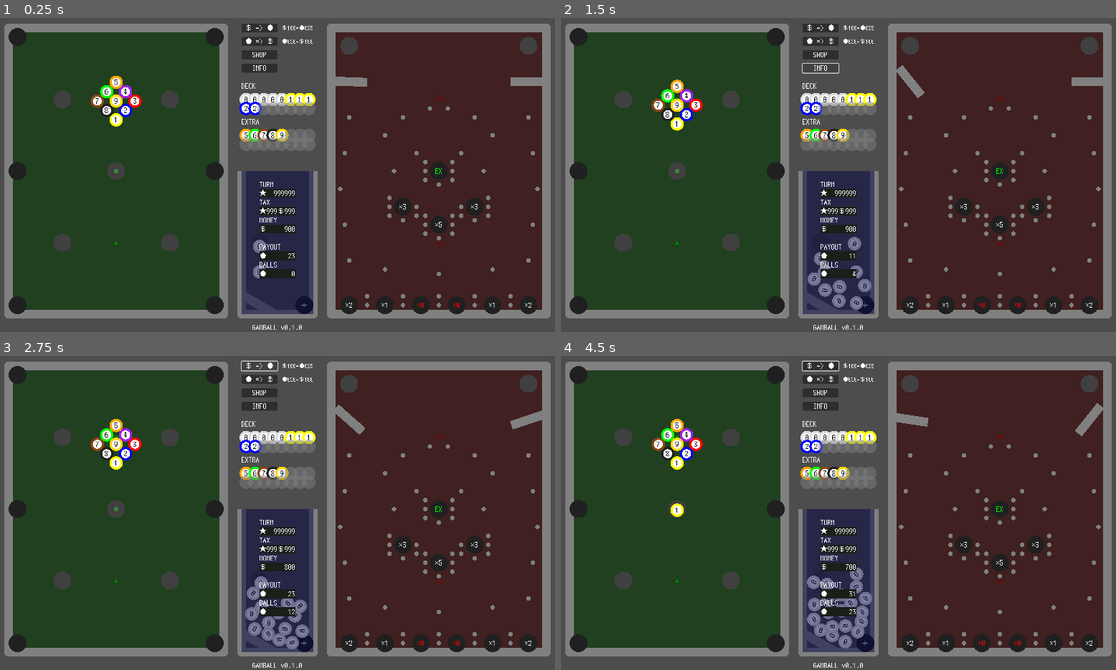
Above: before the commit, frames 1-4 (two rows, left to right).
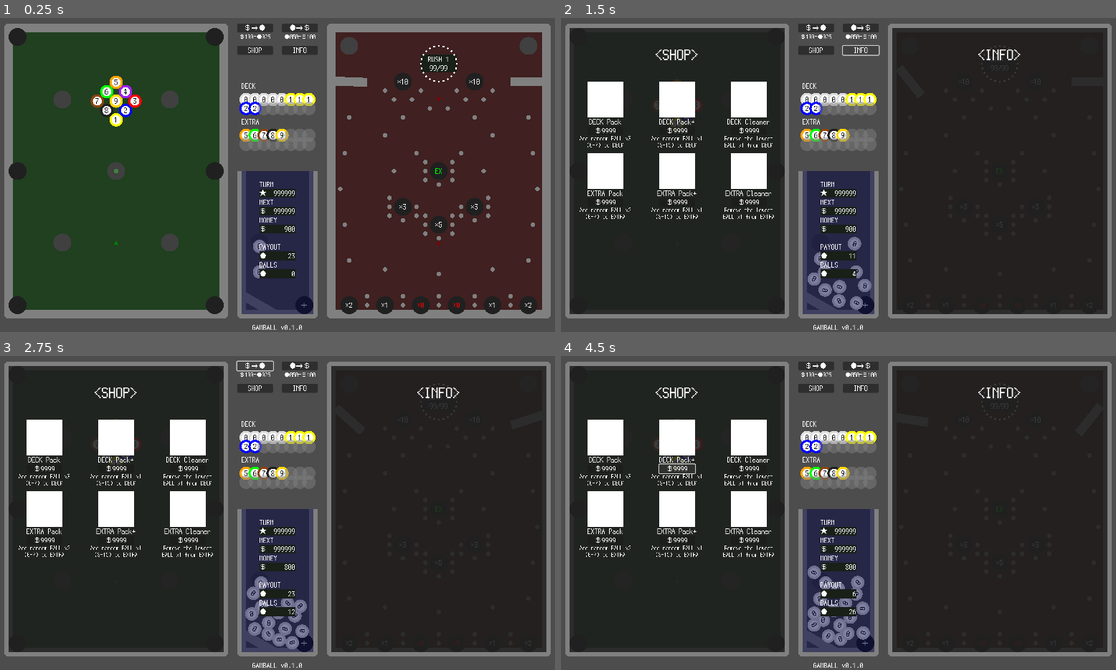
Above: after the commit, the same moments.

Repository: kamikoloss/gamball
Game: Godot game, scene res://scenes/main.tscn
The game is run twice, just before and just after one commit, with the same random seed, the same clock (stepped at 60 frames per second) and the same inputs.
Inputs (mouse positions are in pixels of both pictures, inside the frame that each line leads up to):
- Up to frame 1 (0.25 s): no input
- Up to frame 2 (1.5 s): click "SHOP" at 0.5 s; click "INFO" at 1.25 s
- Up to frame 3 (2.75 s): click "＄ => ●" (after the commit: "＄⇒●") at 2 s
- Up to frame 4 (4.5 s): click "● => ＄" (after the commit: "●⇒＄") at 2.75 s; click "＄ => ●" (after the commit: "＄9999") at 3.5 s; click (677, 469) at 4.25 s, where only the run after the commit has a clickable "＄9999"

The runs differ from the first frame. In frame 1, 1.9% of the frame differs, in the area x 42-90%, y 1-63%; in frame 2, 69%; in frame 3, 69%; in frame 4, 70%, in the area x 1-99%, y 1-95%.

Commit message:
Rush 用の Node を配置した

Diff:
--- a/scenes/main.tscn
+++ b/scenes/main.tscn
@@ -16,7 +16,7 @@
 
 [sub_resource type="RectangleShape2D" id="RectangleShape2D_fi0lo"]
 
-[node name="Main" type="Node" node_paths=PackedStringArray("_billiards", "_billiards_board", "_pachinko", "_stack", "_balls", "_buy_balls_button", "_sell_balls_button", …(176 unchanged characters)…
+[node name="Main" type="Node" node_paths=PackedStringArray("_billiards", "_billiards_board", "_pachinko", "_stack", "_balls", "_shop", "_info", "_buy_balls_button", "_sell_balls_button", …(176 unchanged characters)…
 script = ExtResource("1_h2e4g")
 _ball_scene = ExtResource("4_ldgjm")
 _billiards = NodePath("Billiards")
@@ -24,6 +24,8 @@
 _pachinko = NodePath("Pachinko")
 _stack = NodePath("Stack")
 _balls = NodePath("Balls")
+_shop = NodePath("UI/Shop")
+_info = NodePath("UI/Info")
 _buy_balls_button = NodePath("UI/Buttons/Buy")
 _sell_balls_button = NodePath("UI/Buttons/Sell")
 _shop_button = NodePath("UI/Buttons/Shop")
@@ -1011,6 +1013,506 @@
 hole_type = 2
 gain_ratio = 3
 
+[node name="Rush" type="Node2D" parent="Pachinko"]
+position = Vector2(1000, 120)
+
+[node name="Display" type="Control" parent="Pachinko/Rush"]
+layout_mode = 3
+anchors_preset = 0
+
+[node name="TextureRect" type="TextureRect" parent="Pachinko/Rush/Display"]
+modulate = Color(0.12549, 0.12549, 0.12549, 1)
+self_modulate = Color(0.752941, 1, 0.752941, 1)
+layout_mode = 0
+offset_left = -40.0
+offset_top = -20.0
+offset_right = 40.0
+texture = ExtResource("1_jd8wc")
+expand_mode = 1
+
+[node name="Label" type="Label" parent="Pachinko/Rush/Display"]
+layout_mode = 0
+offset_left = -40.0
+offset_top = -20.0
+offset_right = 280.0
+offset_bottom = 60.0
+scale = Vector2(0.25, 0.25)
+theme_override_fonts/font = ExtResource("7_yeeqd")
+theme_override_font_sizes/font_size = 64
+text = "RUSH 1"
+horizontal_alignment = 1
+vertical_alignment = 1
+
+[node name="TextureRect2" type="TextureRect" parent="Pachinko/Rush/Display"]
+modulate = Color(0.12549, 0.12549, 0.12549, 1)
+self_modulate = Color(0.752941, 1, 0.752941, 1)
+offset_left = -40.0
+offset_right = 40.0
+offset_bottom = 20.0
+texture = ExtResource("1_jd8wc")
+expand_mode = 1
+
+[node name="Label2" type="Label" parent="Pachinko/Rush/Display"]
+offset_left = -40.0
+offset_right = 280.0
+offset_bottom = 80.0
+scale = Vector2(0.25, 0.25)
+theme_override_fonts/font = ExtResource("7_yeeqd")
+theme_override_font_sizes/font_size = 64
+text = "99/99"
+horizontal_alignment = 1
+vertical_alignment = 1
+
+[node name="Lamps" type="Control" parent="Pachinko/Rush"]
+layout_mode = 3
+anchors_preset = 0
+
+[node name="Lamp" type="Control" parent="Pachinko/Rush/Lamps"]
+anchors_preset = 0
+offset_left = 40.0
+offset_right = 40.0
+pivot_offset = Vector2(-40, 0)
+
+[node name="TextureRect" type="TextureRect" parent="Pachinko/Rush/Lamps/Lamp"]
+layout_mode = 0
+offset_left = -2.0
+offset_top = -2.0
+offset_right = 2.0
+offset_bottom = 2.0
+texture = ExtResource("2_svx0d")
+expand_mode = 1
+
+[node name="Lamp2" type="Control" parent="Pachinko/Rush/Lamps"]
+layout_mode = 3
+anchors_preset = 0
+offset_left = 40.0
+offset_right = 40.0
+rotation = 0.261799
+pivot_offset = Vector2(-40, 0)
+
+[node name="TextureRect" type="TextureRect" parent="Pachinko/Rush/Lamps/Lamp2"]
+layout_mode = 0
+offset_left = -2.0
+offset_top = -2.0
+offset_right = 2.0
+offset_bottom = 2.0
+texture = ExtResource("2_svx0d")
+expand_mode = 1
+
+[node name="Lamp3" type="Control" parent="Pachinko/Rush/Lamps"]
+layout_mode = 3
+anchors_preset = 0
+offset_left = 40.0
+offset_right = 40.0
+rotation = 0.523598
+pivot_offset = Vector2(-40, 0)
+
+[node name="TextureRect" type="TextureRect" parent="Pachinko/Rush/Lamps/Lamp3"]
+layout_mode = 0
+offset_left = -2.0
+offset_top = -2.0
+offset_right = 2.0
+offset_bottom = 2.0
+texture = ExtResource("2_svx0d")
+expand_mode = 1
+
+[node name="Lamp4" type="Control" parent="Pachinko/Rush/Lamps"]
+layout_mode = 3
+anchors_preset = 0
+offset_left = 40.0
+offset_right = 40.0
+rotation = 0.785397
+pivot_offset = Vector2(-40, 0)
+
+[node name="TextureRect" type="TextureRect" parent="Pachinko/Rush/Lamps/Lamp4"]
+layout_mode = 0
+offset_left = -2.0
+offset_top = -2.0
+offset_right = 2.0
+offset_bottom = 2.0
+texture = ExtResource("2_svx0d")
+expand_mode = 1
+
+[node name="Lamp5" type="Control" parent="Pachinko/Rush/Lamps"]
+layout_mode = 3
+anchors_preset = 0
+offset_left = 40.0
+offset_right = 40.0
+rotation = 1.0472
+pivot_offset = Vector2(-40, 0)
+
+[node name="TextureRect" type="TextureRect" parent="Pachinko/Rush/Lamps/Lamp5"]
+layout_mode = 0
+offset_left = -2.0
+offset_top = -2.0
+offset_right = 2.0
+offset_bottom = 2.0
+texture = ExtResource("2_svx0d")
+expand_mode = 1
+
+[node name="Lamp6" type="Control" parent="Pachinko/Rush/Lamps"]
+layout_mode = 3
+anchors_preset = 0
+offset_left = 40.0
+offset_right = 40.0
+rotation = 1.309
+pivot_offset = Vector2(-40, 0)
+
+[node name="TextureRect" type="TextureRect" parent="Pachinko/Rush/Lamps/Lamp6"]
+layout_mode = 0
+offset_left = -2.0
+offset_top = -2.0
+offset_right = 2.0
+offset_bottom = 2.0
+texture = ExtResource("2_svx0d")
+expand_mode = 1
+
+[node name="Lamp7" type="Control" parent="Pachinko/Rush/Lamps"]
+layout_mode = 3
+anchors_preset = 0
+offset_left = 40.0
+offset_right = 40.0
+rotation = 1.57079
+pivot_offset = Vector2(-40, 0)
+
+[node name="TextureRect" type="TextureRect" parent="Pachinko/Rush/Lamps/Lamp7"]
+layout_mode = 0
+offset_left = -2.0
+offset_top = -2.0
+offset_right = 2.0
+offset_bottom = 2.0
+texture = ExtResource("2_svx0d")
+expand_mode = 1
+
+[node name="Lamp8" type="Control" parent="Pachinko/Rush/Lamps"]
+layout_mode = 3
+anchors_preset = 0
+offset_left = 40.0
+offset_right = 40.0
+rotation = 1.83259
+pivot_offset = Vector2(-40, 0)
+
+[node name="TextureRect" type="TextureRect" parent="Pachinko/Rush/Lamps/Lamp8"]
+layout_mode = 0
+offset_left = -2.0
+offset_top = -2.0
+offset_right = 2.0
+offset_bottom = 2.0
+texture = ExtResource("2_svx0d")
+expand_mode = 1
+
+[node name="Lamp9" type="Control" parent="Pachinko/Rush/Lamps"]
+layout_mode = 3
+anchors_preset = 0
+offset_left = 40.0
+offset_right = 40.0
+rotation = 2.09439
+pivot_offset = Vector2(-40, 0)
+
+[node name="TextureRect" type="TextureRect" parent="Pachinko/Rush/Lamps/Lamp9"]
+layout_mode = 0
+offset_left = -2.0
+offset_top = -2.0
+offset_right = 2.0
+offset_bottom = 2.0
+texture = ExtResource("2_svx0d")
+expand_mode = 1
+
+[node name="Lamp10" type="Control" parent="Pachinko/Rush/Lamps"]
+layout_mode = 3
+anchors_preset = 0
+offset_left = 40.0
+offset_right = 40.0
+rotation = 2.35619
+pivot_offset = Vector2(-40, 0)
+
+[node name="TextureRect" type="TextureRect" parent="Pachinko/Rush/Lamps/Lamp10"]
+layout_mode = 0
+offset_left = -2.0
+offset_top = -2.0
+offset_right = 2.0
+offset_bottom = 2.0
+texture = ExtResource("2_svx0d")
+expand_mode = 1
+
+[node name="Lamp11" type="Control" parent="Pachinko/Rush/Lamps"]
+layout_mode = 3
+anchors_preset = 0
+offset_left = 40.0
+offset_right = 40.0
+rotation = 2.61799
+pivot_offset = Vector2(-40, 0)
+
+[node name="TextureRect" type="TextureRect" parent="Pachinko/Rush/Lamps/Lamp11"]
+layout_mode = 0
+offset_left = -2.0
+offset_top = -2.0
+offset_right = 2.0
+offset_bottom = 2.0
+texture = ExtResource("2_svx0d")
+expand_mode = 1
+
+[node name="Lamp12" type="Control" parent="Pachinko/Rush/Lamps"]
+layout_mode = 3
+anchors_preset = 0
+offset_left = 40.0
+offset_right = 40.0
+rotation = 2.87979
+pivot_offset = Vector2(-40, 0)
+
+[node name="TextureRect" type="TextureRect" parent="Pachinko/Rush/Lamps/Lamp12"]
+layout_mode = 0
+offset_left = -2.0
+offset_top = -2.0
+offset_right = 2.0
+offset_bottom = 2.0
+texture = ExtResource("2_svx0d")
+expand_mode = 1
+
+[node name="Lamp13" type="Control" parent="Pachinko/Rush/Lamps"]
+layout_mode = 3
+anchors_preset = 0
+offset_left = 40.0
+offset_right = 40.0
+rotation = 3.14159
+pivot_offset = Vector2(-40, 0)
+
+[node name="TextureRect" type="TextureRect" parent="Pachinko/Rush/Lamps/Lamp13"]
+layout_mode = 0
+offset_left = -2.0
+offset_top = -2.0
+offset_right = 2.0
+offset_bottom = 2.0
+texture = ExtResource("2_svx0d")
+expand_mode = 1
+
+[node name="Lamp14" type="Control" parent="Pachinko/Rush/Lamps"]
+layout_mode = 3
+anchors_preset = 0
+offset_left = 40.0
+offset_right = 40.0
+rotation = 3.40339
+pivot_offset = Vector2(-40, 0)
+
+[node name="TextureRect" type="TextureRect" parent="Pachinko/Rush/Lamps/Lamp14"]
+layout_mode = 0
+offset_left = -2.0
+offset_top = -2.0
+offset_right = 2.0
+offset_bottom = 2.0
+texture = ExtResource("2_svx0d")
+expand_mode = 1
+
+[node name="Lamp15" type="Control" parent="Pachinko/Rush/Lamps"]
+layout_mode = 3
+anchors_preset = 0
+offset_left = 40.0
+offset_right = 40.0
+rotation = 3.66519
+pivot_offset = Vector2(-40, 0)
+
+[node name="TextureRect" type="TextureRect" parent="Pachinko/Rush/Lamps/Lamp15"]
+layout_mode = 0
+offset_left = -2.0
+offset_top = -2.0
+offset_right = 2.0
+offset_bottom = 2.0
+texture = ExtResource("2_svx0d")
+expand_mode = 1
+
+[node name="Lamp16" type="Control" parent="Pachinko/Rush/Lamps"]
+layout_mode = 3
+anchors_preset = 0
+offset_left = 40.0
+offset_right = 40.0
+rotation = 3.92699
+pivot_offset = Vector2(-40, 0)
+
+[node name="TextureRect" type="TextureRect" parent="Pachinko/Rush/Lamps/Lamp16"]
+layout_mode = 0
+offset_left = -2.0
+offset_top = -2.0
+offset_right = 2.0
+offset_bottom = 2.0
+texture = ExtResource("2_svx0d")
+expand_mode = 1
+
+[node name="Lamp17" type="Control" parent="Pachinko/Rush/Lamps"]
+layout_mode = 3
+anchors_preset = 0
+offset_left = 40.0
+offset_right = 40.0
+rotation = 4.18878
+pivot_offset = Vector2(-40, 0)
+
+[node name="TextureRect" type="TextureRect" parent="Pachinko/Rush/Lamps/Lamp17"]
+layout_mode = 0
+offset_left = -2.0
+offset_top = -2.0
+offset_right = 2.0
+offset_bottom = 2.0
+texture = ExtResource("2_svx0d")
+expand_mode = 1
+
+[node name="Lamp18" type="Control" parent="Pachinko/Rush/Lamps"]
+layout_mode = 3
+anchors_preset = 0
+offset_left = 40.0
+offset_right = 40.0
+rotation = 4.45058
+pivot_offset = Vector2(-40, 0)
+
+[node name="TextureRect" type="TextureRect" parent="Pachinko/Rush/Lamps/Lamp18"]
+layout_mode = 0
+offset_left = -2.0
+offset_top = -2.0
+offset_right = 2.0
+offset_bottom = 2.0
+texture = ExtResource("2_svx0d")
+expand_mode = 1
+
+[node name="Lamp19" type="Control" parent="Pachinko/Rush/Lamps"]
+layout_mode = 3
+anchors_preset = 0
+offset_left = 40.0
+offset_right = 40.0
+rotation = 4.71238
+pivot_offset = Vector2(-40, 0)
+
+[node name="TextureRect" type="TextureRect" parent="Pachinko/Rush/Lamps/Lamp19"]
+layout_mode = 0
+offset_left = -2.0
+offset_top = -2.0
+offset_right = 2.0
+offset_bottom = 2.0
+texture = ExtResource("2_svx0d")
+expand_mode = 1
+
+[node name="Lamp20" type="Control" parent="Pachinko/Rush/Lamps"]
+layout_mode = 3
+anchors_preset = 0
+offset_left = 40.0
+offset_right = 40.0
+rotation = 4.97418
+pivot_offset = Vector2(-40, 0)
+
+[node name="TextureRect" type="TextureRect" parent="Pachinko/Rush/Lamps/Lamp20"]
+layout_mode = 0
+offset_left = -2.0
+offset_top = -2.0
+offset_right = 2.0
+offset_bottom = 2.0
+texture = ExtResource("2_svx0d")
+expand_mode = 1
+
+[node name="Lamp21" type="Control" parent="Pachinko/Rush/Lamps"]
+layout_mode = 3
+anchors_preset = 0
+offset_left = 40.0
+offset_right = 40.0
+rotation = 5.23598
+pivot_offset = Vector2(-40, 0)
+
+[node name="TextureRect" type="TextureRect" parent="Pachinko/Rush/Lamps/Lamp21"]
+layout_mode = 0
+offset_left = -2.0
+offset_top = -2.0
+offset_right = 2.0
+offset_bottom = 2.0
+texture = ExtResource("2_svx0d")
+expand_mode = 1
+
+[node name="Lamp22" type="Control" parent="Pachinko/Rush/Lamps"]
+layout_mode = 3
+anchors_preset = 0
+offset_left = 40.0
+offset_right = 40.0
+rotation = 5.49778
+pivot_offset = Vector2(-40, 0)
+
+[node name="TextureRect" type="TextureRect" parent="Pachinko/Rush/Lamps/Lamp22"]
+layout_mode = 0
+offset_left = -2.0
+offset_top = -2.0
+offset_right = 2.0
+offset_bottom = 2.0
+texture = ExtResource("2_svx0d")
+expand_mode = 1
+
+[node name="Lamp23" type="Control" parent="Pachinko/Rush/Lamps"]
+layout_mode = 3
+anchors_preset = 0
+offset_left = 40.0
+offset_right = 40.0
+rotation = 5.75958
+pivot_offset = Vector2(-40, 0)
+
+[node name="TextureRect" type="TextureRect" parent="Pachinko/Rush/Lamps/Lamp23"]
+layout_mode = 0
+offset_left = -2.0
+offset_top = -2.0
+offset_right = 2.0
+offset_bottom = 2.0
+texture = ExtResource("2_svx0d")
+expand_mode = 1
+
+[node name="Lamp24" type="Control" parent="Pachinko/Rush/Lamps"]
+layout_mode = 3
+anchors_preset = 0
+offset_left = 40.0
+offset_right = 40.0
+rotation = 6.02138
+pivot_offset = Vector2(-40, 0)
+
+[node name="TextureRect" type="TextureRect" parent="Pachinko/Rush/Lamps/Lamp24"]
+layout_mode = 0
+offset_left = -2.0
+offset_top = -2.0
+offset_right = 2.0
+offset_bottom = 2.0
+texture = ExtResource("2_svx0d")
+expand_mode = 1
+
+[node name="Device" type="Node2D" parent="Pachinko/Rush"]
+
+[node name="Nails" type="Node2D" parent="Pachinko/Rush/Device"]
+
+[node name="Nail4" parent="Pachinko/Rush/Device/Nails" instance=ExtResource("8_ywild")]
+position = Vector2(-120, 60)
+
+[node name="Nail5" parent="Pachinko/Rush/Device/Nails" instance=ExtResource("8_ywild")]
+position = Vector2(-100, 80)
+
+[node name="Nail6" parent="Pachinko/Rush/Device/Nails" instance=ExtResource("8_ywild")]
+position = Vector2(-60, 80)
+
+[node name="Nail7" parent="Pachinko/Rush/Device/Nails" instance=ExtResource("8_ywild")]
+position = Vector2(-40, 60)
+
+[node name="Nail10" parent="Pachinko/Rush/Device/Nails" instance=ExtResource("8_ywild")]
+position = Vector2(40, 60)
+
+[node name="Nail11" parent="Pachinko/Rush/Device/Nails" instance=ExtResource("8_ywild")]
+position = Vector2(60, 80)
+
+[node name="Nail12" parent="Pachinko/Rush/Device/Nails" instance=ExtResource("8_ywild")]
+position = Vector2(100, 80)
+
+[node name="Nail13" parent="Pachinko/Rush/Device/Nails" instance=ExtResource("8_ywild")]
+position = Vector2(120, 60)
+
+[node name="Holes" type="Node2D" parent="Pachinko/Rush/Device"]
+
+[node name="Hole" parent="Pachinko/Rush/Device/Holes" instance=ExtResource("6_wvfqf")]
+position = Vector2(-80, 40)
+hole_type = 2
+gain_ratio = 10
+
+[node name="Hole2" parent="Pachinko/Rush/Device/Holes" instance=ExtResource("6_wvfqf")]
+position = Vector2(80, 40)
+hole_type = 2
+gain_ratio = 10
+
 [node name="Stack" type="Node2D" parent="." node_paths=PackedStringArray("_spawn_position")]
 script = ExtResource("10_ekmut")
 _spawn_position = NodePath("Points/SpawnHole")
@@ -1277,7 +1779,8 @@
 
 [node name="Buy" type="Button" parent="UI/Buttons"]
 layout_mode = 0
-offset_right = 80.0
+offset_left = -10.0
+offset_right = 70.0
 offset_bottom = 20.0
 theme_override_fonts/font = ExtResource("7_yeeqd")
 
@@ -1288,27 +1791,28 @@
 scale = Vector2(0.25, 0.25)
 theme_override_fonts/font = ExtResource("7_yeeqd")
 theme_override_font_sizes/font_size = 64
-text = "＄ => ●"
+text = "＄⇒●"
 horizontal_alignment = 1
 vertical_alignment = 1
 
 [node name="Label2" type="Label" parent="UI/Buttons/Buy"]
 layout_mode = 0
-offset_left = 80.0
-offset_right = 480.0
-offset_bottom = 100.0
+offset_left = -10.0
+offset_top = 20.0
+offset_right = 490.0
+offset_bottom = 120.0
 scale = Vector2(0.2, 0.2)
 theme_override_fonts/font = ExtResource("7_yeeqd")
 theme_override_font_sizes/font_size = 64
 text = "＄100=●025"
-horizontal_alignment = 2
+horizontal_alignment = 1
 vertical_alignment = 1
 
 [node name="Sell" type="Button" parent="UI/Buttons"]
 layout_mode = 0
-offset_top = 30.0
-offset_right = 80.0
-offset_bottom = 50.0
+offset_left = 90.0
+offset_right = 170.0
+offset_bottom = 20.0
 theme_override_fonts/font = ExtResource("7_yeeqd")
 
 [node name="Label" type="Label" parent="UI/Buttons/Sell"]
@@ -1318,27 +1822,28 @@
 scale = Vector2(0.25, 0.25)
 theme_override_fonts/font = ExtResource("7_yeeqd")
 theme_override_font_sizes/font_size = 64
-text = "● => ＄"
+text = "●⇒＄"
 horizontal_alignment = 1
 vertical_alignment = 1
 
 [node name="Label2" type="Label" parent="UI/Buttons/Sell"]
 layout_mode = 0
-offset_left = 80.0
-offset_right = 480.0
-offset_bottom = 100.0
+offset_top = 20.0
+offset_right = 400.0
+offset_bottom = 120.0
 scale = Vector2(0.2, 0.2)
 theme_override_fonts/font = ExtResource("7_yeeqd")
 theme_override_font_sizes/font_size = 64
 text = "●050=＄100"
-horizontal_alignment = 2
+horizontal_alignment = 1
 vertical_alignment = 1
 
 [node name="Shop" type="Button" parent="UI/Buttons"]
 layout_mode = 0
-offset_top = 60.0
-offset_right = 80.0
-offset_bottom = 80.0
+offset_left = -10.0
+offset_top = 50.0
+offset_right = 70.0
+offset_bottom = 70.0
 theme_override_fonts/font = ExtResource("7_yeeqd")
 
 [node name="Label" type="Label" parent="UI/Buttons/Shop"]
@@ -1354,9 +1859,10 @@
 
 [node name="Info" type="Button" parent="UI/Buttons"]
 layout_mode = 0
-offset_top = 90.0
-offset_right = 80.0
-offset_bottom = 110.0
+offset_left = 90.0
+offset_top = 50.0
+offset_right = 170.0
+offset_bottom = 70.0
 theme_override_fonts/font = ExtResource("7_yeeqd")
 
 [node name="Label" type="Label" parent="UI/Buttons/Info"]
@@ -1428,7 +1934,7 @@
 text = "★"
 vertical_alignment = 1
 
-[node name="Tax" type="Control" parent="UI/Score"]
+[node name="Next" type="Control" parent="UI/Score"]
 layout_mode = 3
 anchors_preset = 0
 offset_left = 20.0
@@ -1436,7 +1942,7 @@
 offset_right = 20.0
 offset_bottom = 60.0
 
-[node name="TextureRect" type="TextureRect" parent="UI/Score/Tax"]
+[node name="TextureRect" type="TextureRect" parent="UI/Score/Next"]
 modulate = Color(0.12549, 0.12549, 0.12549, 1)
 self_modulate = Color(0.752941, 1, 0.752941, 1)
 layout_mode = 0
@@ -1446,17 +1952,17 @@
 texture = ExtResource("1_jd8wc")
 expand_mode = 1
 
-[node name="Label" type="Label" parent="UI/Score/Tax"]
+[node name="Label" type="Label" parent="UI/Score/Next"]
 layout_mode = 0
 offset_right = 320.0
 offset_bottom = 80.0
 scale = Vector2(0.25, 0.25)
 theme_override_fonts/font = ExtResource("7_yeeqd")
 theme_override_font_sizes/font_size = 64
-text = "TAX"
-vertical_alignment = 1
-
-[node name="Label2" type="Label" parent="UI/Score/Tax"]
+text = "NEXT"
+vertical_alignment = 1
+
+[node name="Label2" type="Label" parent="UI/Score/Next"]
 layout_mode = 0
 offset_top = 20.0
 offset_right = 160.0
@@ -1464,43 +1970,18 @@
 scale = Vector2(0.25, 0.25)
 theme_override_fonts/font = ExtResource("7_yeeqd")
 theme_override_font_sizes/font_size = 64
-text = "★"
-vertical_alignment = 1
-
-[node name="Label3" type="Label" parent="UI/Score/Tax"]
-layout_mode = 0
-offset_left = 40.0
+text = "＄"
+vertical_alignment = 1
+
+[node name="Next" type="Label" parent="UI/Score/Next"]
+layout_mode = 0
 offset_top = 20.0
-offset_right = 200.0
+offset_right = 320.0
 offset_bottom = 100.0
 scale = Vector2(0.25, 0.25)
 theme_override_fonts/font = ExtResource("7_yeeqd")
 theme_override_font_sizes/font_size = 64
-text = "＄"
-vertical_alignment = 1
-
-[node name="Turn" type="Label" parent="UI/Score/Tax"]
-layout_mode = 0
-offset_top = 20.0
-offset_right = 160.0
-offset_bottom = 100.0
-scale = Vector2(0.25, 0.25)
-theme_override_fonts/font = ExtResource("7_yeeqd")
-theme_override_font_sizes/font_size = 64
-text = "999"
-horizontal_alignment = 2
-vertical_alignment = 1
-
-[node name="Tax" type="Label" parent="UI/Score/Tax"]
-layout_mode = 0
-offset_left = 40.0
-offset_top = 20.0
-offset_right = 200.0
-offset_bottom = 100.0
-scale = Vector2(0.25, 0.25)
-theme_override_fonts/font = ExtResource("7_yeeqd")
-theme_override_font_sizes/font_size = 64
-text = "999"
+text = "999999"
 horizontal_alignment = 2
 vertical_alignment = 1
 
@@ -2192,6 +2673,34 @@
 texture = ExtResource("1_jd8wc")
 expand_mode = 1
 
+[node name="Info" type="Control" parent="UI"]
+visible = false
+layout_mode = 3
+anchors_preset = 0
+
+[node name="TextureRect" type="TextureRect" parent="UI/Info"]
+self_modulate = Color(0.12549, 0.12549, 0.12549, 0.878431)
+layout_mode = 0
+offset_left = 760.0
+offset_top = 40.0
+offset_right = 1240.0
+offset_bottom = 680.0
+texture = ExtResource("1_jd8wc")
+expand_mode = 1
+
+[node name="Label" type="Label" parent="UI/Info/TextureRect"]
+layout_mode = 0
+offset_left = 160.0
+offset_top = 40.0
+offset_right = 480.0
+offset_bottom = 120.0
+scale = Vector2(0.5, 0.5)
+theme_override_fonts/font = ExtResource("7_yeeqd")
+theme_override_font_sizes/font_size = 64
+text = "<INFO>"
+horizontal_alignment = 1
+vertical_alignment = 1
+
 [node name="Version" type="Label" parent="UI"]
 layout_mode = 0
 offset_left = 560.0
--- a/scripts/main.gd
+++ b/scripts/main.gd
@@ -13,6 +13,8 @@
 @export var _balls: Node2D # Ball instances の親 Node
 
 # UI
+@export var _shop: Control
+@export var _info: Control
 @export var _buy_balls_button: Button
 @export var _sell_balls_button: Button
 @export var _shop_button: Button
@@ -67,6 +69,9 @@
 
 
 func _ready() -> void:
+	# UI
+	_shop.visible = false
+	_info.visible = false
 	# Arrow
 	_arrow.visible = false
 	_arrow_square.scale.y = 0
@@ -87,7 +92,7 @@
 	var holes = get_tree().get_nodes_in_group("hole")
 	for hole: Hole in holes:
 		hole.ball_entered.connect(_on_hole_ball_entered)
-	# Billiards Board 上の InputEvent を取得する
+	# ビリヤード盤面上の入力を処理する
 	_billiards_board.input_event.connect(_on_billiards_board_input)
 
 	# 貸し出しボタンを1プッシュしておく
@@ -147,11 +152,11 @@
 
 
 func _on_shop_button_pressed() -> void:
-	pass
+	_shop.visible = not _shop.visible
 
 
 func _on_info_button_pressed() -> void:
-	pass
+	_info.visible = not _info.visible
 
 
 # Ball が Hole に落ちたときの処理
@@ -179,6 +184,7 @@
 			balls += 1
 
 
+# ビリヤード盤面上で入力があったときの処理
 func _on_billiards_board_input(viewport: Node, event: InputEvent, shape_idx: int) -> void:
 	# マウスボタンを
 	if event is InputEventMouseButton:
